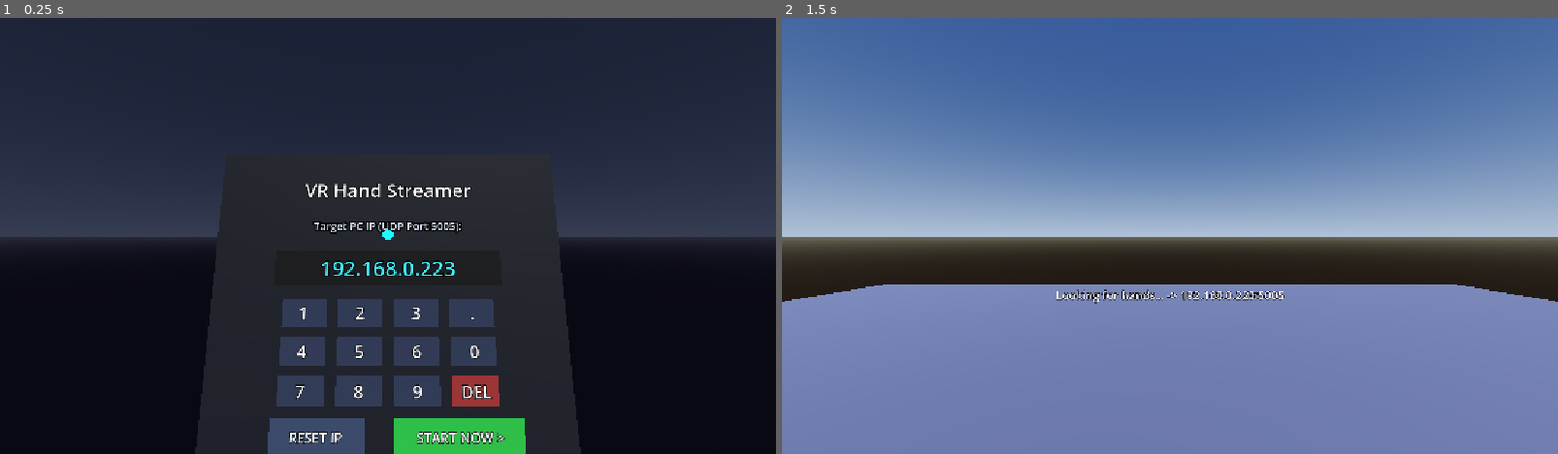
Above: before the commit, frames 1-2 (left to right).
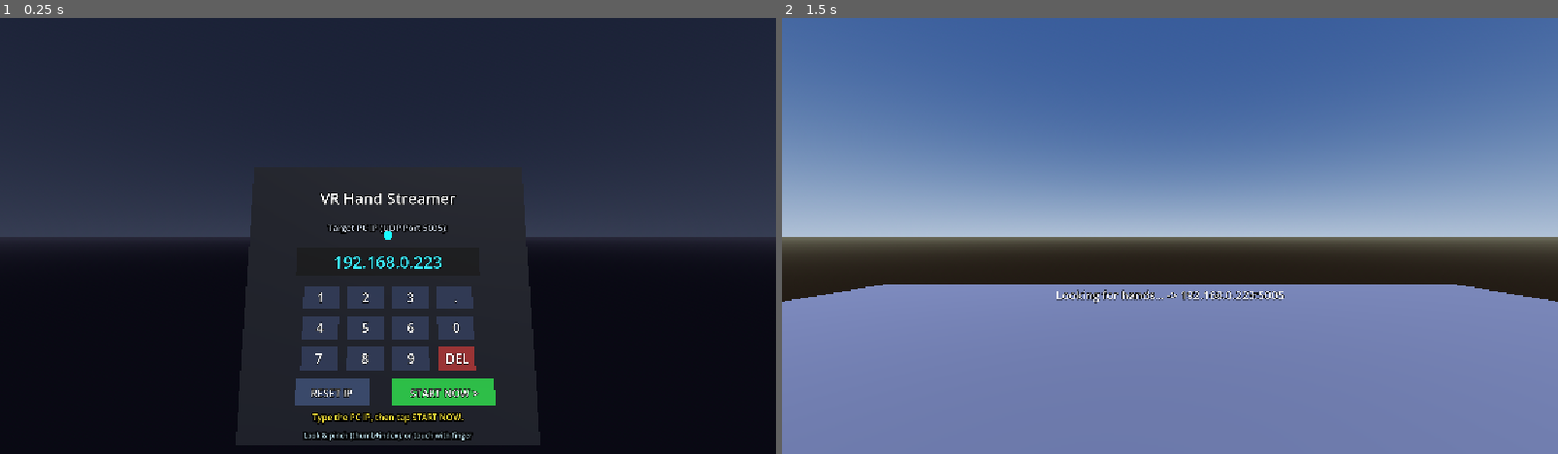
Above: after the commit, the same moments.

Repository: WojciechMichna/quest-hand-tracking-for-blender
Game: Godot game, scene res://menu.tscn
The game is run twice, just before and just after one commit, with the same random seed, the same clock (stepped at 60 frames per second) and the same inputs.
Inputs (mouse positions are in pixels of both pictures, inside the frame that each line leads up to):
- Up to frame 1 (0.25 s): no input
- Up to frame 2 (1.5 s): tap Enter (ui_accept) at 0.5, 0.77, 1.25 s; move the mouse to (1340, 214) at 0.52 s; tap Backspace at 0.6 s; click (1340, 214) at 0.67 s; move the mouse to (1014, 257) at 1.27 s; tap Keypad Enter at 1.35 s; click (1014, 257) at 1.42 s

The runs differ from the first frame. In frame 1, 14% of the frame differs, in the area x 25-75%, y 38-100%; in frame 2, nothing differs.

Commit message:
Recenter on START, no auto-start, Recenter button in the add-on
- Quest app: the spot where the user stands and looks when tapping START NOW
  becomes the origin of the sent head/wrist data; re-done on the system
  recenter (pose_recentered, hold Meta button). Fixes a shifted origin when the
  app was launched with the headset lying on the desk or after a new boundary.
- Menu: 30 s auto-start removed, panel 0.65 m away and moved in front of the
  user if it was placed while the headset was not worn.
- Add-on: optional Recenter / clear button; joints with all-zero positions
  fall back to model bone lengths instead of collapsing onto the wrist.

Co-Authored-By: Claude Opus 5.5 <noreply@anthropic.com>
Claude-Session: https://claude.ai/code/session_01Qw1tSC5sBTtUw9BybZ2iu9

Diff:
--- a/hand_streamer.gd
+++ b/hand_streamer.gd
@@ -118,6 +118,41 @@
 var _model_rot := {"Left": {}, "Right": {}}    # prefix -> {short_name: Quaternion}
 var _bone_idx := {"Left": {}, "Right": {}}     # prefix -> {short_name: bone index}
 
+# --- Recenter -----------------------------------------------------------------
+# Everything we send (head, wrists) is expressed relative to where the user stood and
+# looked when streaming started: that spot = origin on the floor, view direction = -Z.
+# Without it the origin is wherever the Quest put its floor origin (headset on the desk
+# when the app was launched, a redrawn boundary...).
+## Recenter automatically once the head is tracked after start, and on the system recenter (hold Meta button).
+@export var auto_recenter: bool = true
+var _center: Transform3D = Transform3D.IDENTITY
+var _recenter_pending: bool = true
+var _recenter_delay: float = 0.5     # seconds of valid head tracking before the first recenter
+
+
+## Makes the current headset position (on the floor) + yaw the new origin of the sent data.
+func recenter() -> void:
+	if not xr_camera:
+		return
+	var ht: Transform3D = xr_camera.transform
+	var f: Vector3 = -ht.basis.z
+	f.y = 0.0
+	if f.length_squared() < 1e-6:
+		f = ht.basis.y        # looking straight down/up: use the head's up axis
+		f.y = 0.0
+	if f.length_squared() < 1e-6:
+		return
+	var origin := Vector3(ht.origin.x, 0.0, ht.origin.z)
+	_center = Transform3D(Basis.looking_at(f.normalized(), Vector3.UP), origin).affine_inverse()
+	_recenter_pending = false
+	print("[HandStreamer] Recentered at ", origin)
+
+
+func _on_pose_recentered() -> void:
+	# The Quest moved its own origin; our stored offset is stale -> recenter on the next frame.
+	_recenter_pending = true
+	_recenter_delay = 0.0
+
 
 func _ready() -> void:
 	_load_config()
@@ -133,6 +168,10 @@
 		right_hand_node = origin.find_child("RightHand", true, false) as XRNode3D
 
 	set_process(true)
+
+	var xri := XRServer.find_interface("OpenXR")
+	if xri and xri.has_signal("pose_recentered"):
+		xri.connect("pose_recentered", _on_pose_recentered)
 
 	if enabled:
 		_running = true
@@ -221,13 +260,18 @@
 	if not left_skeleton or not right_skeleton:
 		_cache_skeletons()
 
+	if auto_recenter and _recenter_pending and xr_camera and xr_camera.transform != Transform3D.IDENTITY:
+		_recenter_delay -= _delta
+		if _recenter_delay <= 0.0:
+			recenter()
+
 	var frame := {
 		"time": Time.get_ticks_msec(),
 	}
 
 	# 1. Head as point in room space
 	if xr_camera:
-		var ht: Transform3D = xr_camera.transform
+		var ht: Transform3D = _center * xr_camera.transform
 		var hq: Quaternion = ht.basis.get_rotation_quaternion()
 		frame["head"] = {
 			"pos": [snappedf(ht.origin.x, 0.0001), snappedf(ht.origin.y, 0.0001), snappedf(ht.origin.z, 0.0001)],
@@ -285,6 +329,7 @@
 	elif hand_node:
 		wt = hand_node.transform
 
+	wt = _center * wt
 	var wq: Quaternion = wt.basis.get_rotation_quaternion()
 	hand_data["wrist"] = {
 		"pos": [snappedf(wt.origin.x, 0.0001), snappedf(wt.origin.y, 0.0001), snappedf(wt.origin.z, 0.0001)],
@@ -344,6 +389,7 @@
 func _extract_hand_fallback(prefix: String, hand_node: XRNode3D, skeleton: Skeleton3D) -> Dictionary:
 	var hand_data := {}
 	var wt: Transform3D = hand_node.transform
+	wt = _center * wt
 	var wq: Quaternion = wt.basis.get_rotation_quaternion()
 	hand_data["wrist"] = {
 		"pos": [snappedf(wt.origin.x, 0.0001), snappedf(wt.origin.y, 0.0001), snappedf(wt.origin.z, 0.0001)],
--- a/menu.gd
+++ b/menu.gd
@@ -1,7 +1,7 @@
 extends Node3D
 ## VR Startup Menu on Meta Quest 3.
 ## Initializes OpenXR immediately so headset never drops frames.
-## Persists Server IP in user:// and provides interactive VR controls + auto-start.
+## Persists Server IP in user:// and provides interactive VR controls. Streaming starts only on START NOW.
 
 @onready var xr_origin: XROrigin3D = $XROrigin3D
 @onready var xr_camera: XRCamera3D = $XROrigin3D/XRCamera3D
@@ -22,11 +22,14 @@
 
 const PANEL_HALF_W: float = 0.325
 const PANEL_HALF_H: float = 0.31
+const PANEL_DISTANCE: float = 0.65      # metres in front of the eyes
+const PANEL_REANCHOR_DIST: float = 1.2   # panel further than this (headset was on the desk) -> move it
+const PANEL_REANCHOR_ANGLE: float = 70.0 # or out of view by more than this (degrees)
 
 var current_ip: String = DEFAULT_IP
 var xr_interface: XRInterface = null
 var countdown: float = 30.0
-var auto_start_active: bool = true
+var auto_start_active: bool = false     # no auto-start: user presses START NOW with the headset on
 var is_starting: bool = false
 var panel_positioned: bool = false
 
@@ -209,6 +212,9 @@
 		if xr_camera.global_position.length_squared() > 0.001 or xr_camera.global_transform.origin.length_squared() > 0.001:
 			_recenter_panel()
 			panel_positioned = true
+	elif panel_positioned and xr_camera and _panel_lost():
+		# app was started with the headset lying somewhere -> bring the panel in front of the user
+		_recenter_panel()
 
 	# 2. Auto-start countdown
 	if auto_start_active:
@@ -256,11 +262,33 @@
 	else:
 		forward = forward.normalized()
 
-	# Place panel 0.52m in front of camera at chest height
-	panel.global_position = cam_pos + forward * 0.52 + Vector3(0, -0.14, 0)
+	# Place panel PANEL_DISTANCE in front of camera, slightly below eye height
+	panel.global_position = cam_pos + forward * PANEL_DISTANCE + Vector3(0, -0.14, 0)
 	panel.look_at(cam_pos + Vector3(0, -0.05, 0), Vector3.UP)
 	panel.rotate_object_local(Vector3.UP, PI)
 	print("[Menu] Anchored panel in world space at: ", panel.global_position)
+
+
+var _out_of_view_time: float = 0.0
+var _user_interacted: bool = false
+
+
+func _panel_lost() -> bool:
+	var to_panel: Vector3 = panel.global_position - xr_camera.global_position
+	if to_panel.length() > PANEL_REANCHOR_DIST:
+		return true
+	# out of view for 1.5 s - only until the user touched the panel (then it stays where it is)
+	if _user_interacted:
+		return false
+	var fwd: Vector3 = -xr_camera.global_transform.basis.z
+	if to_panel.length() > 0.01 and rad_to_deg(fwd.angle_to(to_panel)) > PANEL_REANCHOR_ANGLE:
+		_out_of_view_time += get_process_delta_time()
+	else:
+		_out_of_view_time = 0.0
+	if _out_of_view_time > 1.5:
+		_out_of_view_time = 0.0
+		return true
+	return false
 
 
 func _ensure_skeletons_and_attachments() -> void:
@@ -469,7 +497,8 @@
 
 	# Stop countdown as soon as user interacts
 	auto_start_active = false
-	countdown_lbl.text = "Timer paused. Tap START NOW when ready."
+	_user_interacted = true
+	countdown_lbl.text = "Type the PC IP, then tap START NOW."
 
 	if id == "RESET_IP":
 		current_ip = DEFAULT_IP
--- a/menu.tscn
+++ b/menu.tscn
@@ -100,7 +100,7 @@
 [node name="CountdownLabel" type="Label3D" parent="XROrigin3D/Panel"]
 transform = Transform3D(1, 0, 0, 0, 1, 0, 0, 0, 1, 0, -0.25, 0.01)
 pixel_size = 0.001
-text = "Starting in 30s... (Pinch or tap Start)"
+text = "Type the PC IP, then tap START NOW."
 font_size = 18
 modulate = Color(1, 0.85, 0.2, 1)
 
Not shown, changed: README.md
Not shown, changed: blender_addon/blender_hand_receiver.py
